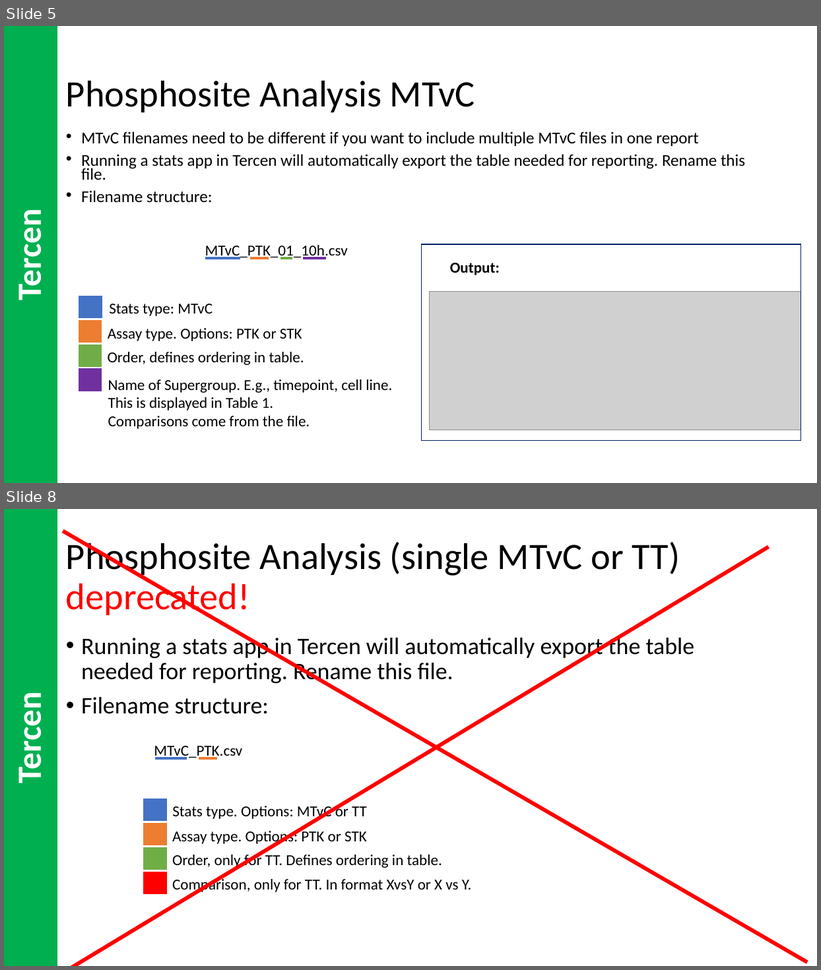
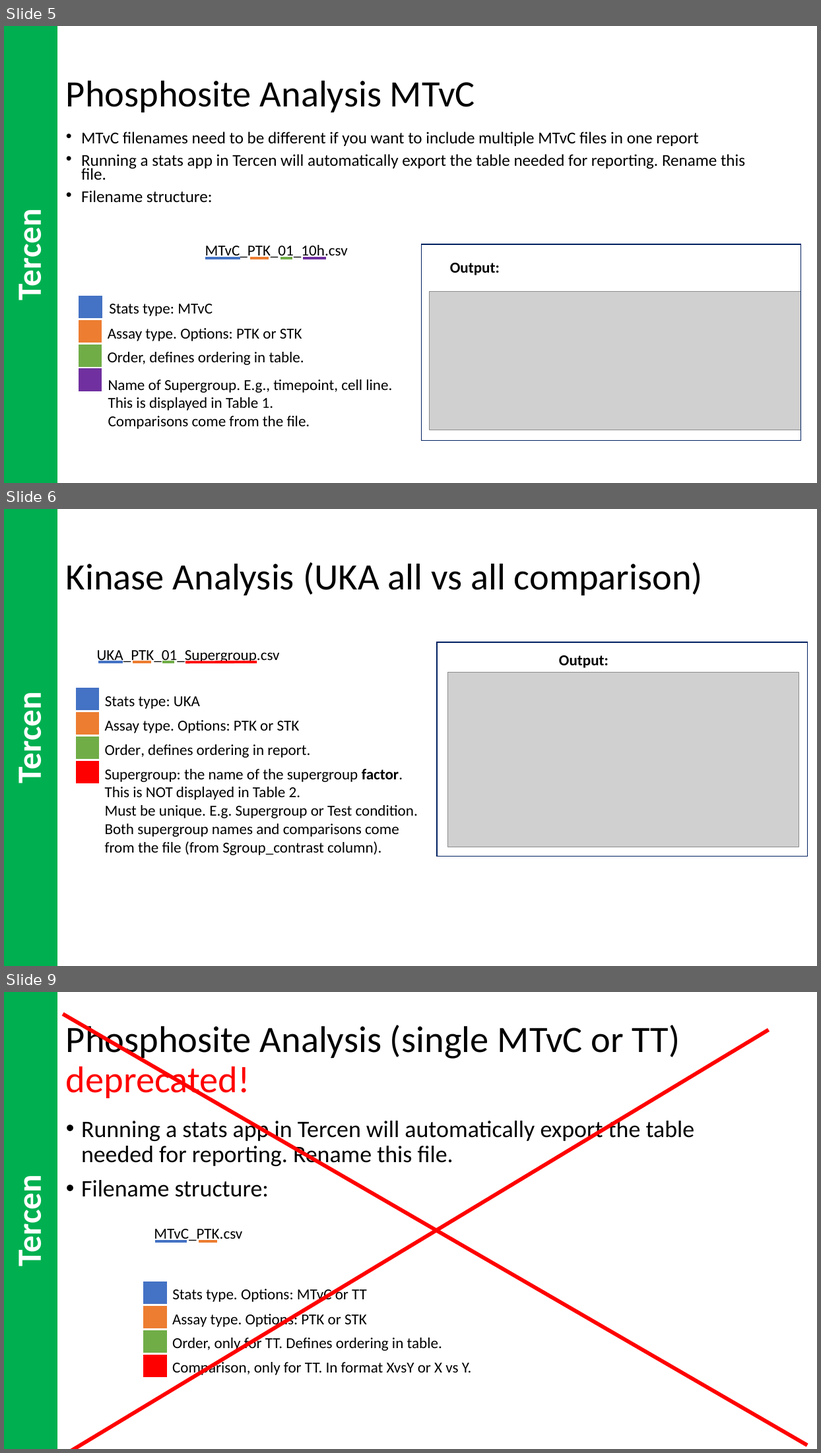
Before and after one commit to pamgene/autoreport2023, a slide deck: ref/HowToUse.pptx. Shown one above the other, each under a label of ours: slides 5 and 8 before the commit, slides 5, 6 and 9 after it; the slides between them are not shown. The pictures are 821x970 and 821x1453 pixels, drawn with LibreOffice and Linux fonts; fonts in the diff are those of the drawing; grey boxes stand for pictures. Boxes give left, top, right and bottom in pixels: in the first picture for what was removed or moved away, otherwise in the second. Text is boxed around its words. In the diff, an @@ line names an element or a change of style, - is before the commit and + after.

```diff
--- a/ref/HowToUse.pptx
+++ b/ref/HowToUse.pptx
@@ slide 6 added at box(4, 509, 817, 966), background #FFFFFF @@
@@ rectangle added at box(4, 509, 57, 966), fill #00B050, 40 pt, text #FFFFFF, bold @@
+Tercen
@@ title added at box(66, 562, 703, 595), 44 pt, text #000000 @@
+Kinase Analysis (UKA all vs all comparison)
@@ rectangle added at box(437, 642, 808, 857), outline #002060 1 pt @@
@@ text added at box(97, 650, 280, 664), 18 pt, text #000000 @@
+UKA_PTK_01_Supergroup.csv
@@ line added from (98, 662) to (123, 662), #4472C4 3 pt @@
@@ line added from (133, 662) to (151, 662), #ED7D31 3 pt @@
@@ line added from (162, 662) to (175, 662), #70AD47 3 pt @@
@@ line added from (186, 662) to (257, 662), #FF0000 3 pt @@
@@ text added at box(559, 656, 609, 668), 18 pt, text #000000, bold @@
+Output:
@@ picture added at box(448, 673, 799, 848) @@
@@ rectangle added at box(77, 689, 99, 710), fill #4472C4, outline #4472C4 1 pt @@
@@ text added at box(105, 696, 200, 709), 18 pt, text #000000 @@
+Stats type: UKA
@@ rectangle added at box(76, 713, 98, 735), fill #ED7D31, outline #ED7D31 1 pt @@
@@ text added at box(105, 720, 300, 733), 18 pt, text #000000 @@
+Assay type. Options: PTK or STK
@@ rectangle added at box(76, 737, 98, 759), fill #70AD47, outline #70AD47 1 pt @@
@@ text added at box(105, 745, 310, 758), 18 pt, text #000000 @@
+Order, defines ordering in report.
@@ rectangle added at box(76, 762, 98, 784), fill #FF0000, outline #FF0000 1 pt @@
@@ text added at box(105, 769, 418, 855), 18 pt, text #000000 @@
+Supergroup: the name of the supergroup factor.
+This is NOT displayed in Table 2.
+Must be unique. E.g. Supergroup or Test condition.
+Both supergroup names and comparisons come from the file (from Sgroup_contrast column).
@@ what was slide 8 is now slide 9 @@
```
Also in this commit, not shown: 2 slides changed, 7 other files.
